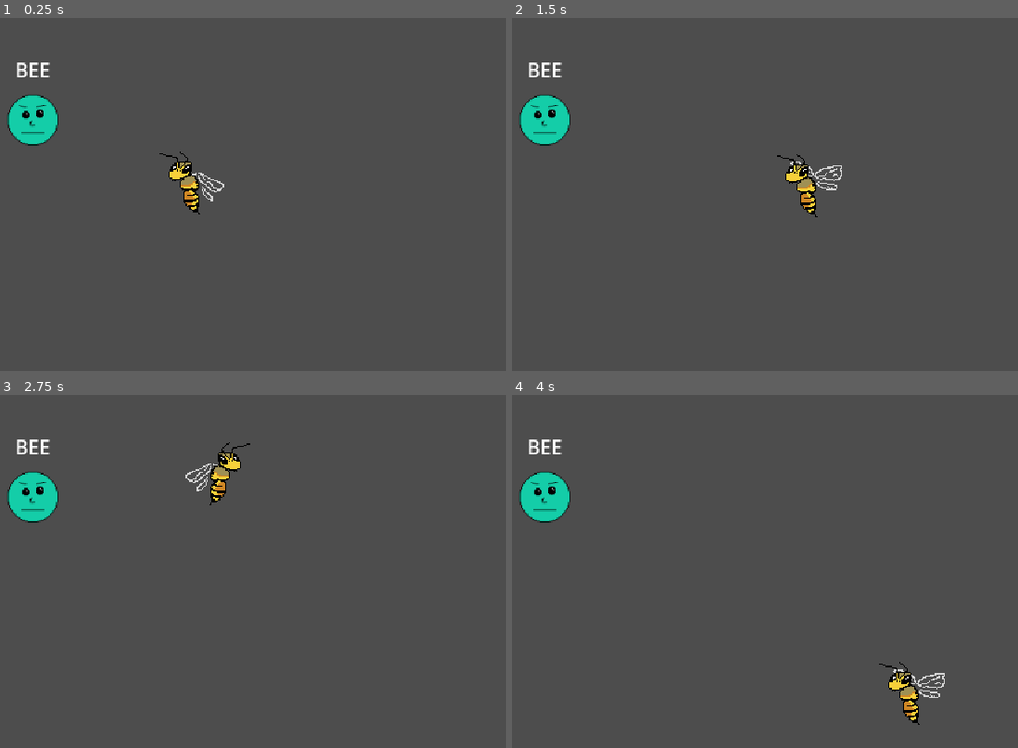
Above: before the commit, frames 1-4 (two rows, left to right).
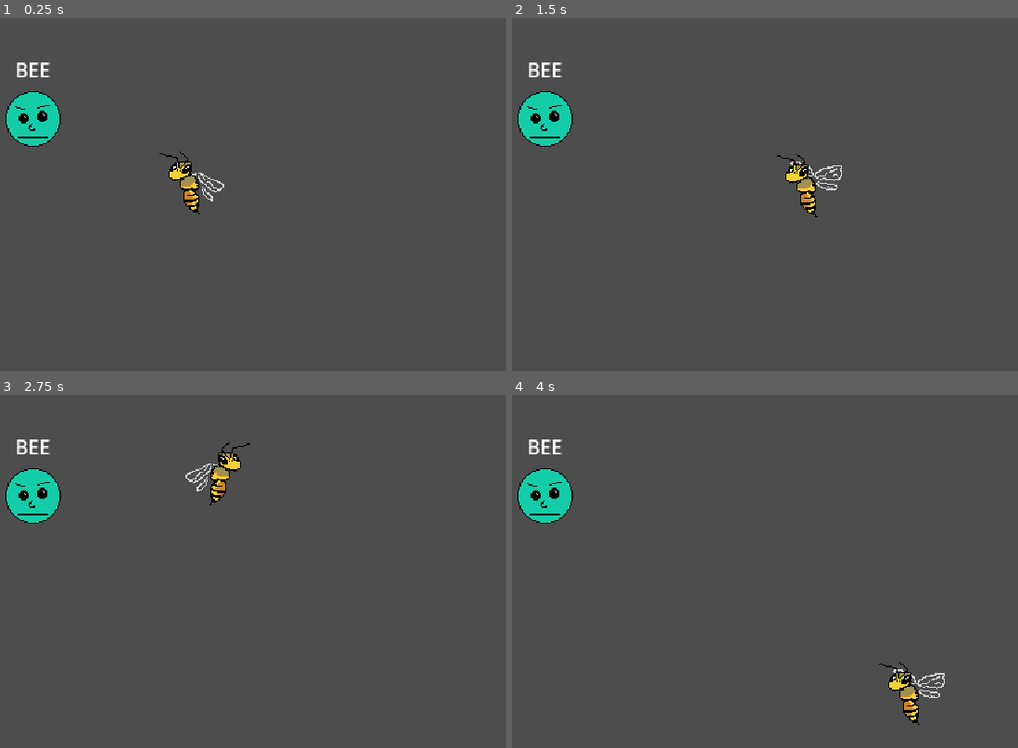
Above: after the commit, the same moments.

Repository: DireLines/spelling-bee
Game: Godot game, scene res://Main.tscn
Two runs of this game, one before a commit and one after it. Both use one fixed random seed, a clock stepped at 60 frames per second and the inputs below.
Inputs (mouse positions are in pixels of both pictures, inside the frame that each line leads up to):
- Up to frame 1 (0.25 s): no input
- Up to frame 2 (1.5 s): tap Enter at 0.5 s; move the mouse to (830, 190) at 0.52 s; press the mouse at (830, 190) at 0.53 s; move the mouse to (517, 240) at 1.27 s; release the mouse at (517, 240) at 1.28 s; right-click (517, 240) at 1.35 s
- Up to frame 3 (2.75 s): move the mouse to (227, 486) at 2.02 s; press the mouse at (227, 486) at 2.03 s
- Up to frame 4 (4 s): move the mouse to (628, 691) at 2.77 s; release the mouse at (628, 691) at 2.78 s; right-click (628, 691) at 2.85 s; move the mouse to (891, 666) at 3.52 s; press the mouse at (891, 666) at 3.53 s

The runs differ from the first frame. In frame 1, 0.5% of the frame differs, in the area x 1-13%, y 20-37%; in frame 2, 0.5%; in frame 3, 0.5%; in frame 4, 0.5%.

Commit message:
enemy sprite smaller

Diff:
--- /dev/null
+++ b/Enemy.gd
@@ -0,0 +1,15 @@
+extends RigidBody2D
+
+@onready var collision_shape_2d = $CollisionShape2D
+
+func _ready():
+	connect("body_shape_entered",Callable(self, "_on_body_entered"))
+	connect("body_shape_exited",Callable(self, "_on_body_exited"))
+	connect("body_entered", Callable(self, "_on_body_entered"))
+	connect("body_exited", Callable(self, "_on_body_exited"))
+
+func _on_body_entered(body):
+	print(body.name, " is now having fun :D")
+
+func _on_body_exited(body):
+	print(body.name, " is no longer having fun :(")
--- a/enemy.tscn
+++ b/enemy.tscn
@@ -1,5 +1,6 @@
-[gd_scene load_steps=3 format=3 uid="uid://ca4851fecb8fq"]
+[gd_scene load_steps=4 format=3 uid="uid://ca4851fecb8fq"]
 
+[ext_resource type="Script" path="res://Enemy.gd" id="1_7difa"]
 [ext_resource type="Texture2D" uid="uid://cy0msdwlbxuby" path="res://EnemyTalk.png" id="1_7jrdi"]
 
 [sub_resource type="CircleShape2D" id="CircleShape2D_w3kir"]
@@ -9,12 +10,13 @@
 collision_layer = 2
 collision_mask = 2
 gravity_scale = 1.66533e-16
+script = ExtResource("1_7difa")
 
 [node name="CollisionShape2D" type="CollisionShape2D" parent="."]
 shape = SubResource("CircleShape2D_w3kir")
 
 [node name="Face" type="Sprite2D" parent="."]
-scale = Vector2(0.75, 0.75)
+texture_filter = 1
 texture = ExtResource("1_7jrdi")
 hframes = 3
 
Binary file changed: EnemyTalk.png
